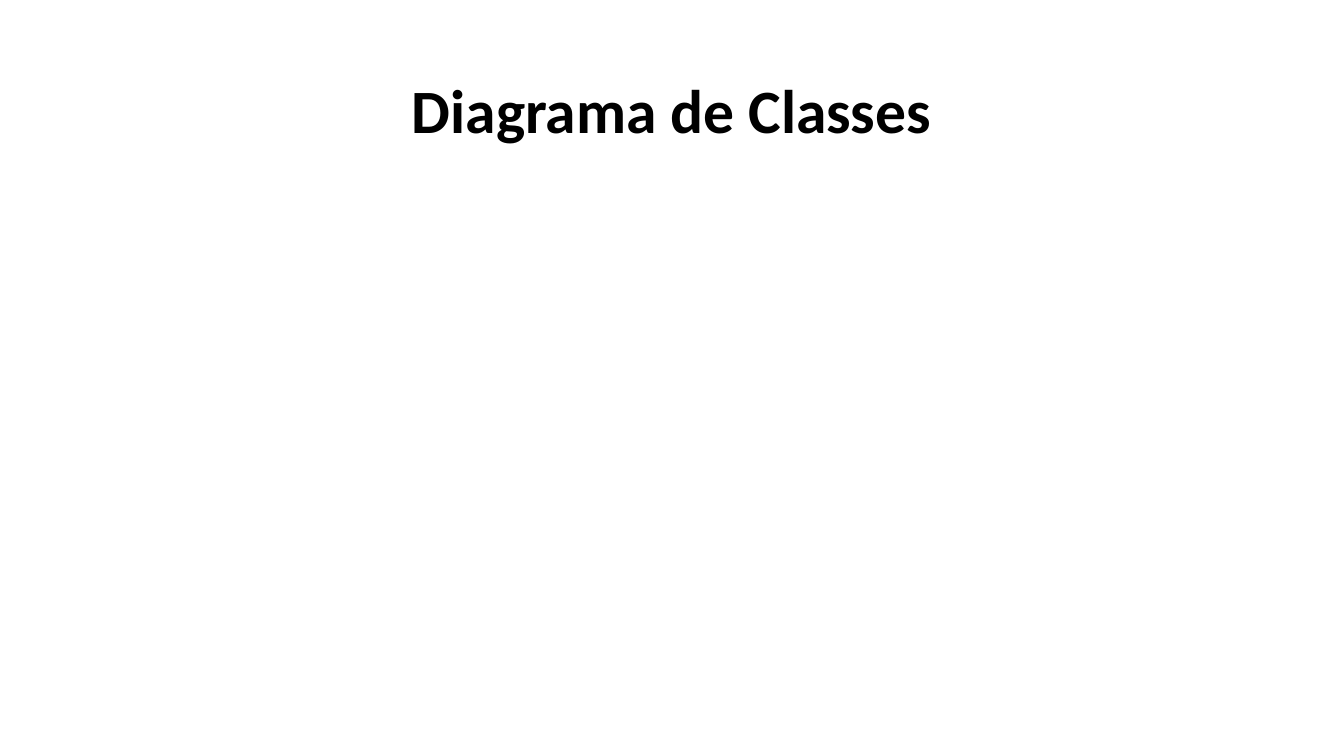
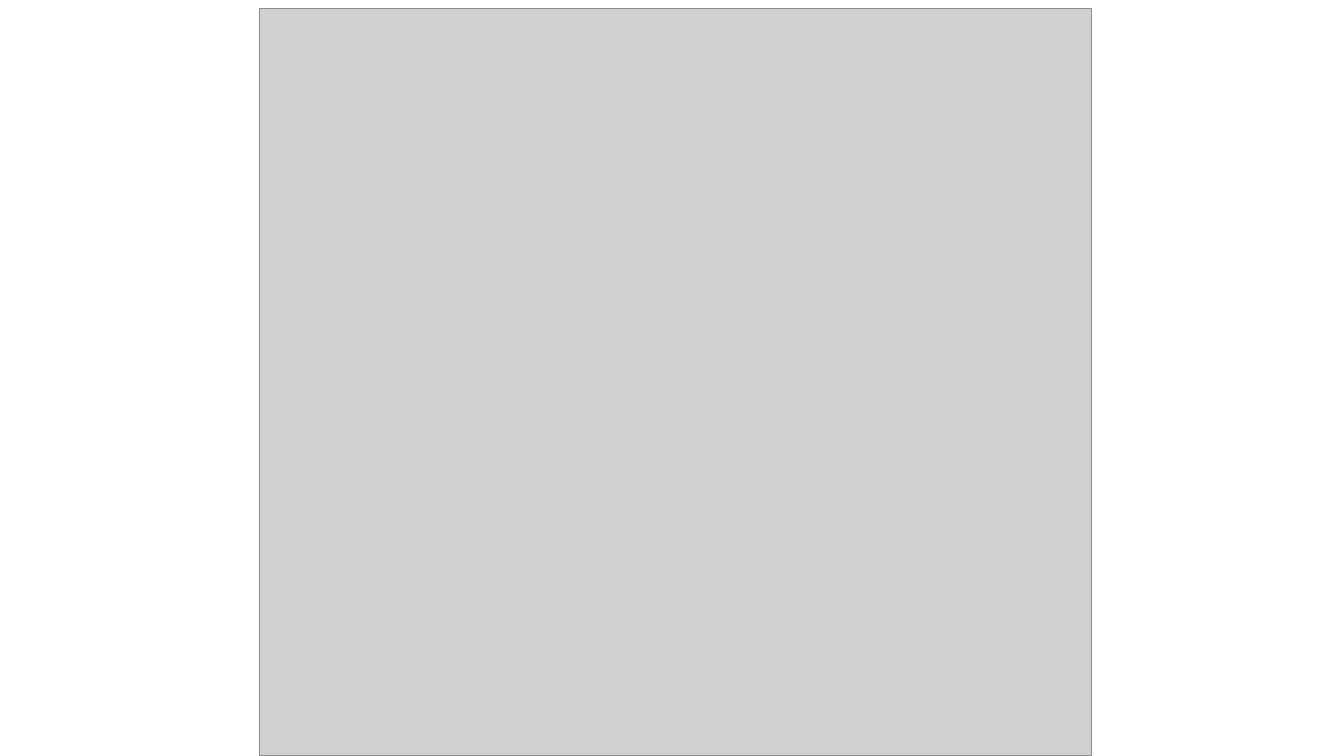
Before and after one commit to Naapperas/feup-aed-proj1, a slide deck: slide 4 of Apresentação.pptx. Drawn at 1344x756 pixels with LibreOffice and Linux fonts; fonts in the diff are those of the drawing; grey boxes stand for pictures. Boxes give left, top, right and bottom in pixels: in the first picture for what was removed or moved away, otherwise in the second. Text is boxed around its words. In the diff, an @@ line names an element or a change of style, - is before the commit and + after.

```diff
--- a/Apresentação.pptx
+++ b/Apresentação.pptx
@@ picture added at box(259, 8, 1091, 756) @@
@@ text removed at box(412, 89, 931, 144) @@
-Diagrama de Classes
```
Also in this commit, not shown: 2 other slides changed, 1 slide added, 1 slide removed.
